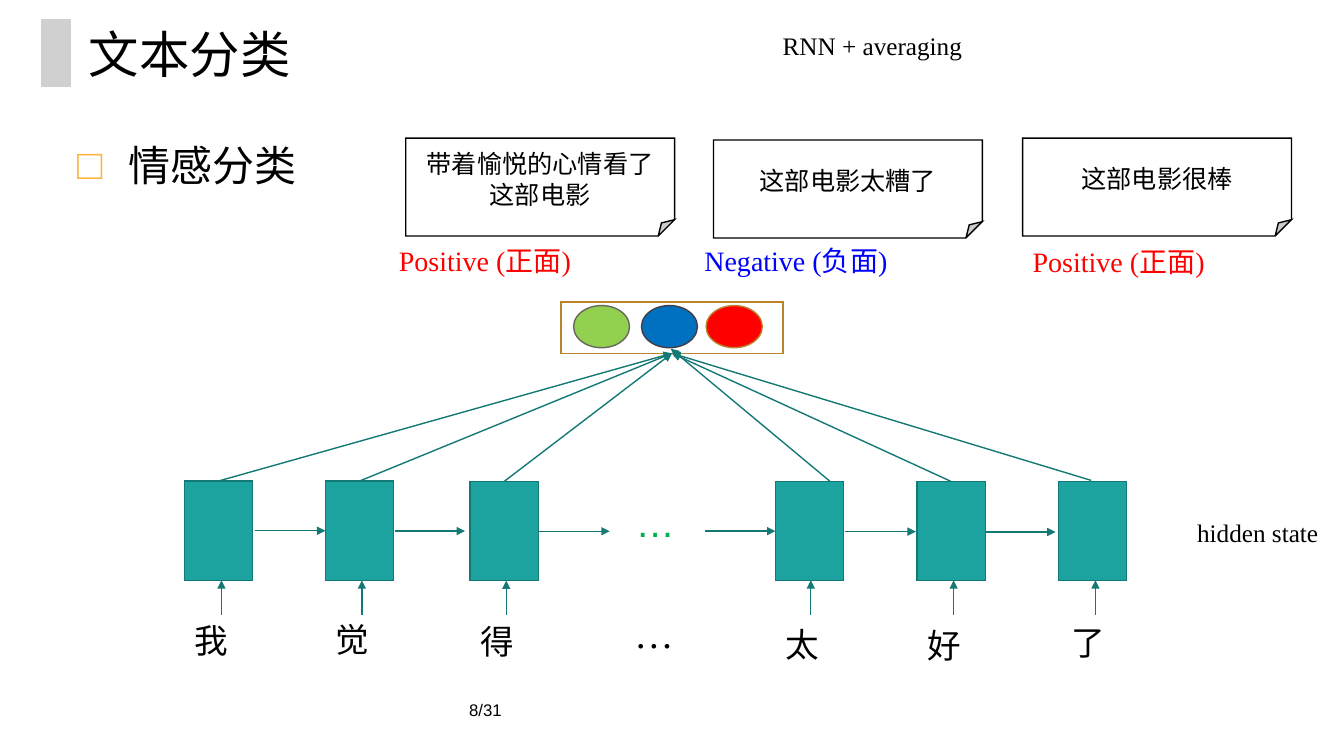
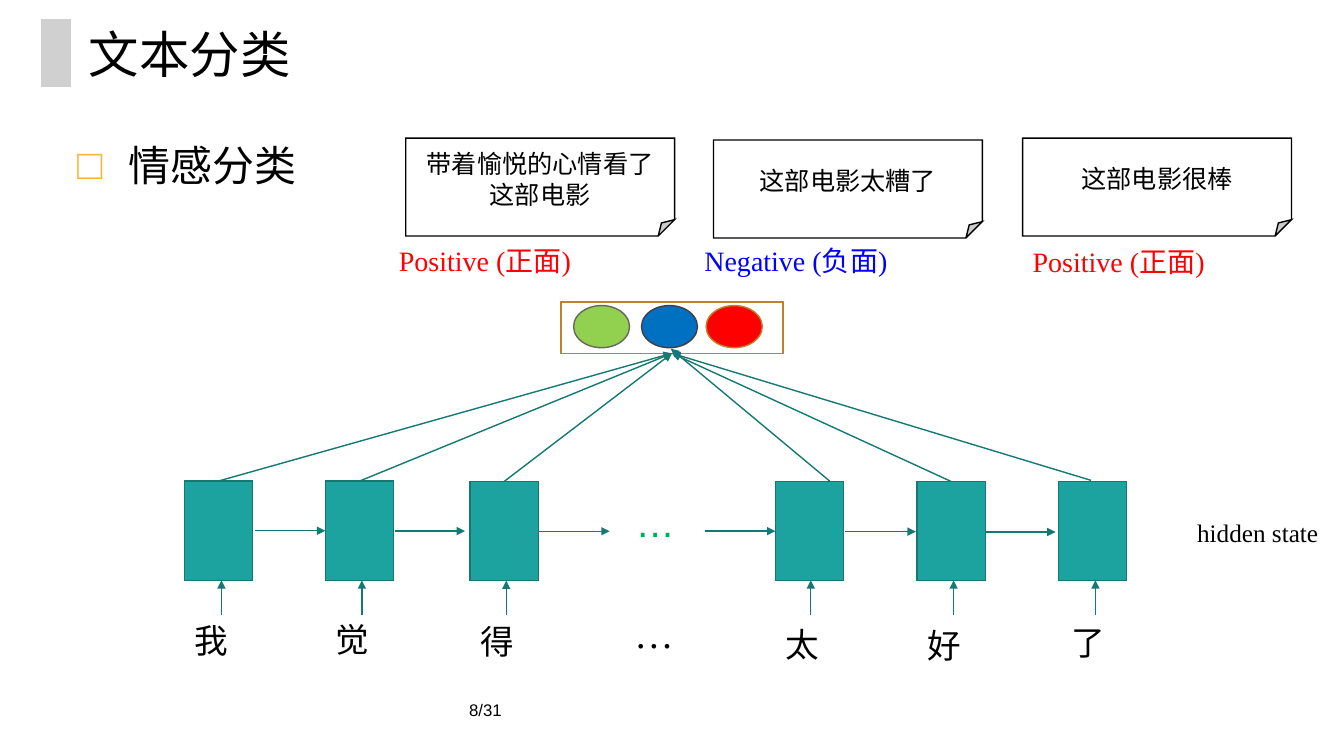
Before and after one commit to ZeweiChu/PyTorch-Course, a slide deck: slide 8 of 情感分类.pptx. Drawn at 1344x756 pixels with LibreOffice and Linux fonts; fonts in the diff are those of the drawing; grey boxes stand for pictures. Boxes give left, top, right and bottom in pixels: in the first picture for what was removed or moved away, otherwise in the second. Text is boxed around its words. In the diff, an @@ line names an element or a change of style, - is before the commit and + after.

```diff
--- a/情感分类.pptx
+++ b/情感分类.pptx
@@ text removed at bbox=[783, 38, 962, 61] @@
-RNN + averaging
```
Also in this commit, not shown: 9 other slides changed, 3 other files.
